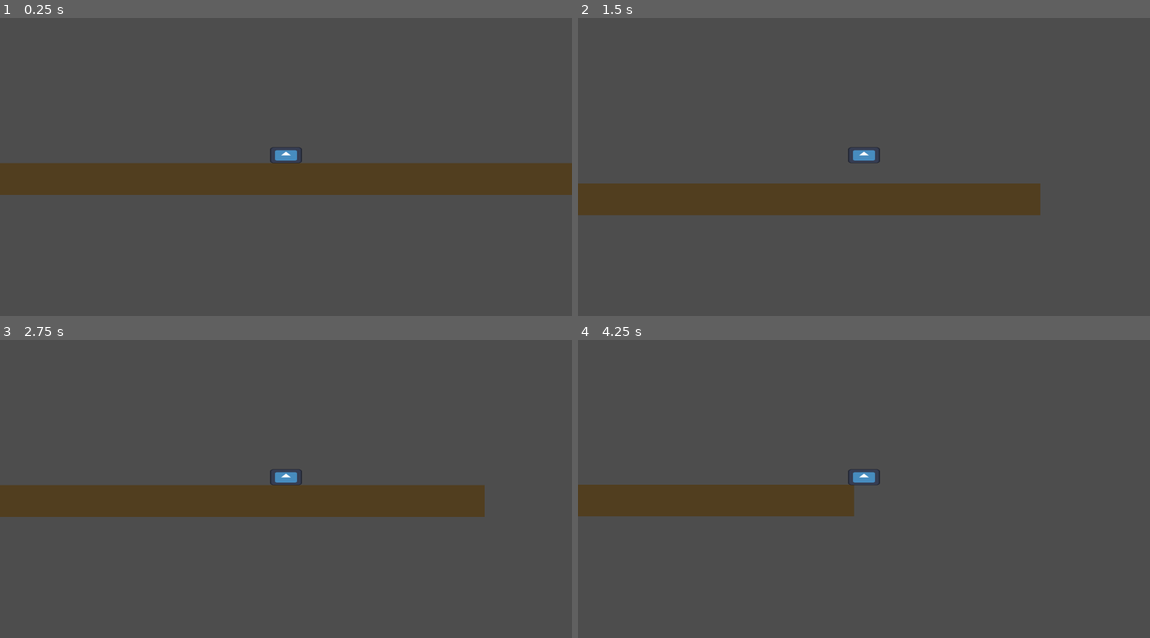
Above: before the commit, frames 1-4 (two rows, left to right).
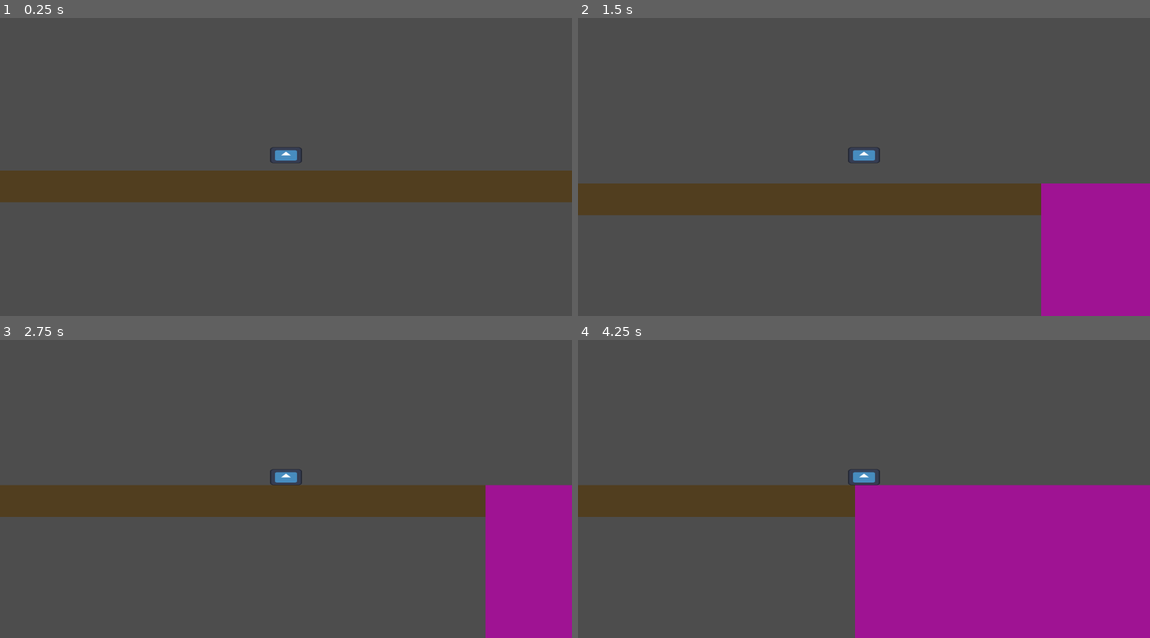
Above: after the commit, the same moments.

Repository: Vryllon/Meow_Miners
Game: Godot game, scene res://Scenes/levels/lobby.tscn
Same seed, same stepped clock (60 frames per second), same inputs: the game is played once before the commit and once after it. The project has no main scene, so this scene is started directly. The engine's default icon, where the game draws it, is replaced by a stand-in: a white triangle on a blue panel in a dark square.
Inputs:
- Up to frame 1 (0.25 s): no input
- Up to frame 2 (1.5 s): hold Right (move_right) from 0.53 s (still down); tap W (jump) at 0.77 s
- Up to frame 3 (2.75 s): tap W (jump) at 1.52 s; release Right (move_right) at 2.03 s; hold A (move_left) from 2.03 s (still down)
- Up to frame 4 (4.25 s): release A (move_left) at 2.78 s; hold Right (move_right) from 2.78 s (still down); tap W (jump) at 3.02, 3.77 s

The runs differ from the first frame. In frame 1, 4.8% of the frame differs, in the area x 0-100%, y 48-62%; in frame 2, 8.5%; in frame 3, 7.8%; in frame 4, 27%, in the area x 0-100%, y 48-100%.

Commit message:
Added Mining Area
Added a mining area to the lobby that is filled with mining pixels that will eventually be minable revealing the background

Diff:
--- /dev/null
+++ b/meow-miners/Scenes/Areas/Mining/mining_area.tscn
@@ -0,0 +1,17 @@
+[gd_scene format=3 uid="uid://cvhe3r4kwk3ky"]
+
+[ext_resource type="Script" uid="uid://b3qori12yrbks" path="res://Scripts/Areas/Mining/mining_area.gd" id="1_3h3yr"]
+
+[sub_resource type="Gradient" id="Gradient_kkje2"]
+colors = PackedColorArray(0.16666663, 0.5, 0, 1, 0.5, 0, 0.008333206, 1)
+
+[sub_resource type="GradientTexture2D" id="GradientTexture2D_3h3yr"]
+gradient = SubResource("Gradient_kkje2")
+
+[node name="Mining_Area" type="Node2D" unique_id=605624765]
+rotation = 1.5707964
+script = ExtResource("1_3h3yr")
+
+[node name="Background" type="Sprite2D" parent="." unique_id=2011243076]
+scale = Vector2(250, 25)
+texture = SubResource("GradientTexture2D_3h3yr")
--- /dev/null
+++ b/meow-miners/Scenes/Areas/Mining/mining_pixel.tscn
@@ -0,0 +1,19 @@
+[gd_scene format=3 uid="uid://d2rwre2bqheax"]
+
+[sub_resource type="Gradient" id="Gradient_axhim"]
+offsets = PackedFloat32Array(0)
+colors = PackedColorArray(0.6235961, 0.07602627, 0.5800882, 1)
+
+[sub_resource type="GradientTexture2D" id="GradientTexture2D_egmom"]
+gradient = SubResource("Gradient_axhim")
+
+[sub_resource type="RectangleShape2D" id="RectangleShape2D_tcj5t"]
+size = Vector2(64, 64)
+
+[node name="Mining_Pixel" type="StaticBody2D" unique_id=1363201829]
+
+[node name="Sprite2D" type="Sprite2D" parent="." unique_id=1383861515]
+texture = SubResource("GradientTexture2D_egmom")
+
+[node name="CollisionShape2D" type="CollisionShape2D" parent="." unique_id=1528230324]
+shape = SubResource("RectangleShape2D_tcj5t")
--- a/meow-miners/Scenes/levels/lobby.tscn
+++ b/meow-miners/Scenes/levels/lobby.tscn
@@ -1,6 +1,7 @@
 [gd_scene format=3 uid="uid://7r0yk2din8ta"]
 
 [ext_resource type="PackedScene" uid="uid://gtsqfgxfi0sy" path="res://Scenes/Characters/player.tscn" id="1_b7rcr"]
+[ext_resource type="PackedScene" uid="uid://cvhe3r4kwk3ky" path="res://Scenes/Areas/Mining/mining_area.tscn" id="1_fmxxw"]
 
 [sub_resource type="RectangleShape2D" id="RectangleShape2D_3ggjv"]
 size = Vector2(64, 64)
@@ -14,7 +15,11 @@
 
 [node name="Lobby" type="Node2D" unique_id=703698166]
 
+[node name="Mining_Area" parent="." unique_id=605624765 instance=ExtResource("1_fmxxw")]
+position = Vector2(1442, 8000)
+
 [node name="Ground" type="StaticBody2D" parent="." unique_id=1873557120]
+position = Vector2(2, 32)
 scale = Vector2(20, 1)
 
 [node name="CollisionShape2D" type="CollisionShape2D" parent="Ground" unique_id=1084857225]
--- /dev/null
+++ b/meow-miners/Scripts/Areas/Mining/mining_area.gd
@@ -0,0 +1,23 @@
+extends Node2D
+
+var mining_pixel_load : PackedScene = load("res://Scenes/Areas/Mining/mining_pixel.tscn")
+
+# Called when the node enters the scene tree for the first time.
+func _ready() -> void:
+	generate_pixels()
+
+
+# Called every frame. 'delta' is the elapsed time since the previous frame.
+func _process(delta: float) -> void:
+	pass
+
+
+# Generates the mining pixels in the mining area
+func generate_pixels() -> void:
+	#print_debug(str($Background.scale.x) + " " + str($Background.scale.y))
+	for i in $Background.scale.x:
+		for j in $Background.scale.y:
+			var mining_pixel = mining_pixel_load.instantiate()
+			add_child(mining_pixel)
+			mining_pixel.name = "mining_pixel_" + str(i) + "_" + str(j)
+			mining_pixel.position = Vector2((i - $Background.scale.x/2) * 64 + 32, (j - $Background.scale.y/2) * 64 + 32)
Not shown, added: meow-miners/Scripts/Areas/Mining/mining_area.gd.uid
